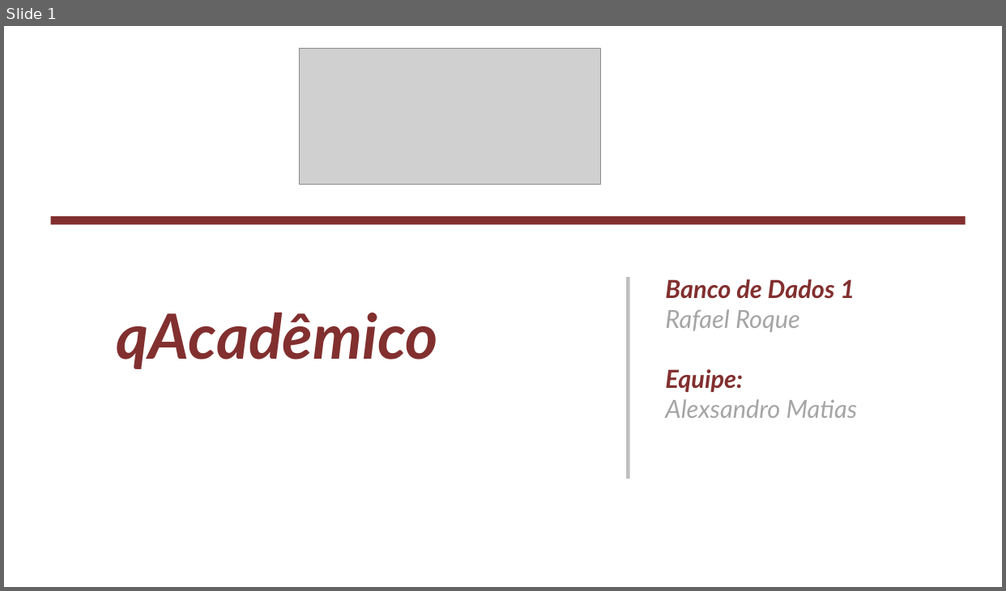
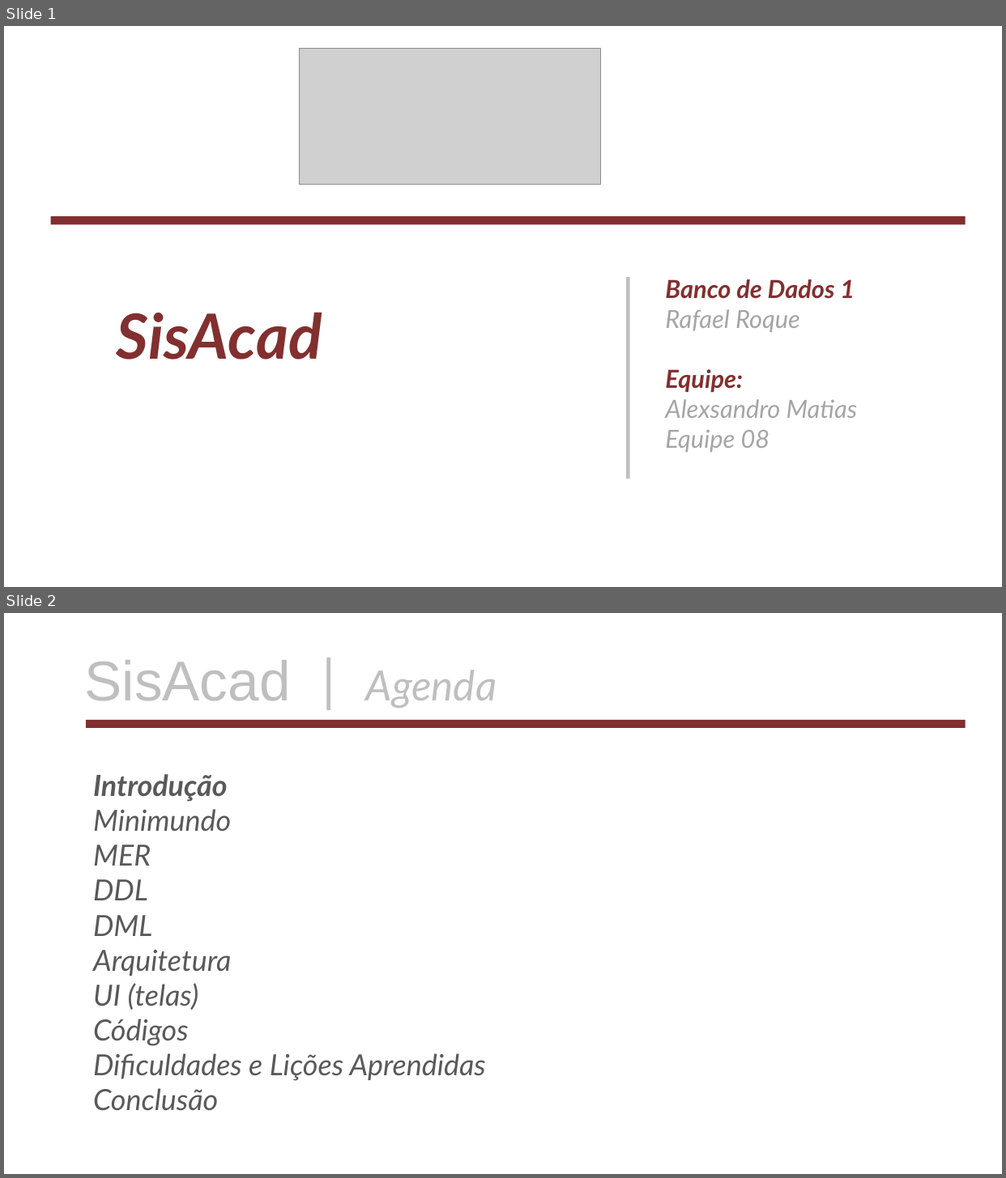
Before and after one commit to AlexsandroMatias2017/MeuBancoDeDados, a slide deck: apresentacaoDoProjeto.odp. Shown one above the other, each under a label of ours: slide 1 before the commit, slides 1 and 2 after it. The pictures are 1006x591 and 1006x1178 pixels, drawn with LibreOffice and Linux fonts; fonts in the diff are those of the drawing; grey boxes stand for pictures; background and template pictures are left out. Boxes give left, top, right and bottom in pixels: in the first picture for what was removed or moved away, otherwise in the second. Text is boxed around its words. In the diff, an @@ line names an element or a change of style, - is before the commit and + after.

```diff
--- a/apresentacaoDoProjeto.odp
+++ b/apresentacaoDoProjeto.odp
@@ slide 2 added at (x1=4, y1=613, x2=1002, y2=1174), background picture (left out) @@
@@ text added at (x1=85, y1=660, x2=497, y2=708), 54 pt, text #BFBFBF @@
+SisAcad | Agenda
@@ rectangle added at (x1=86, y1=720, x2=965, y2=728), fill #822F2F @@
@@ text added at (x1=93, y1=774, x2=486, y2=1111), 28 pt, text #595959, italic @@
+Introdução
+Minimundo
+MER
+DDL
+DML
+Arquitetura
+UI (telas)
+Códigos
+Dificuldades e Lições Aprendidas
+Conclusão
@@ slide 1 changed as well @@
@@ text at (x1=117, y1=312, x2=322, y2=360): text changed @@
-qAcadêmico
+SisAcad
@@ text at (x1=665, y1=430, x2=770, y2=452): paragraph added @@
+Equipe 08
```
Also in this commit, not shown: 18 other slides changed, 10 other slides added, 3 slides removed, 9 other files.
